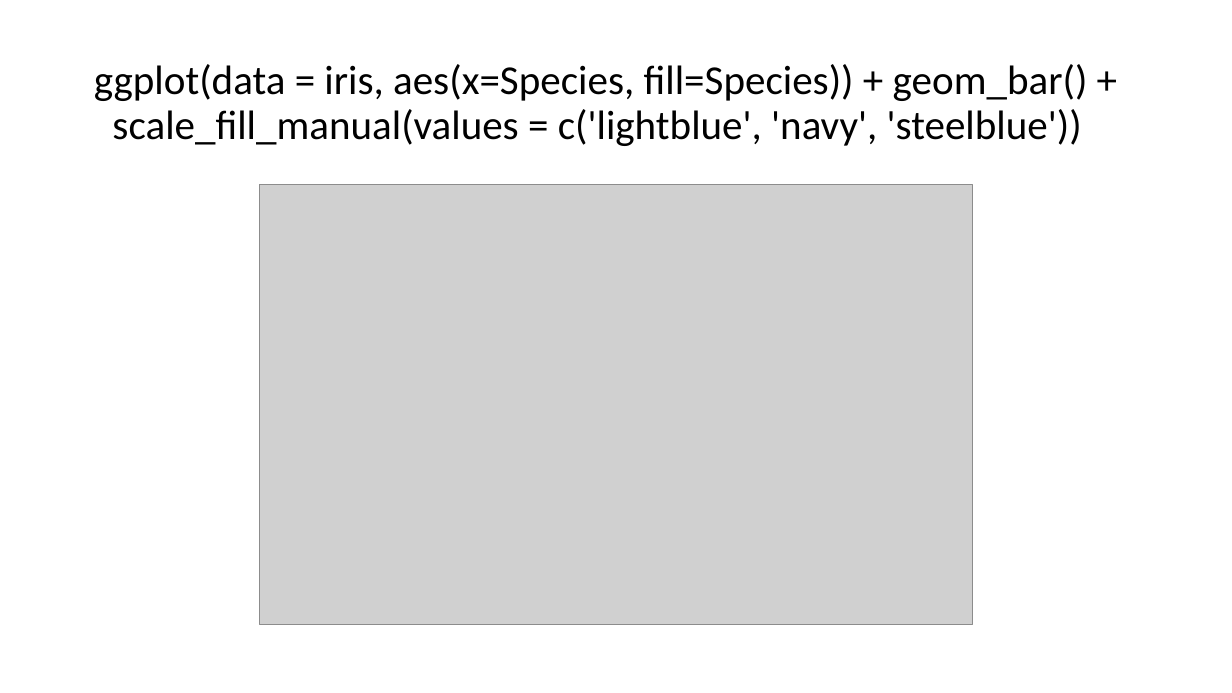
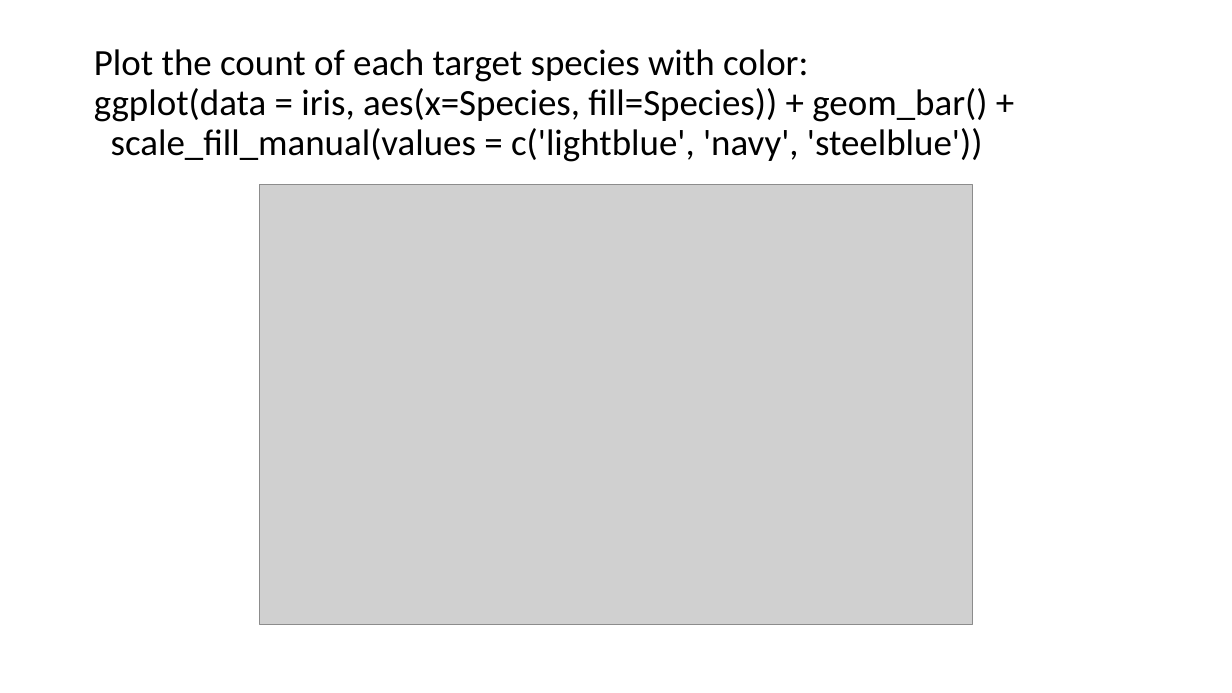
Before and after one commit to dlumian/R_Intro_Fall_2022, a slide deck: slide 4 of supplemental_topics/R_Iris_Examples.pptx. Drawn at 1232x693 pixels with LibreOffice and Linux fonts; fonts in the diff are those of the drawing; grey boxes stand for pictures. Boxes give left, top, right and bottom in pixels: in the first picture for what was removed or moved away, otherwise in the second. Text is boxed around its words. In the diff, an @@ line names an element or a change of style, - is before the commit and + after.

Commit message:
Updated notebook for Iris Decision Tree Model in R

```diff
--- a/supplemental_topics/R_Iris_Examples.pptx
+++ b/supplemental_topics/R_Iris_Examples.pptx
@@ title at [94,49,987,162]: text changed; size 32 to 28.8 pt @@
-ggplot(data = iris, aes(x=Species, fill=Species)) + geom_bar() +
-scale_fill_manual(values = c('lightblue', 'navy', 'steelblue'))
+Plot the count of each target species with color:
+ggplot(data = iris, aes(x=Species, fill=Species)) + geom_bar() +
+scale_fill_manual(values = c('lightblue', 'navy', 'steelblue'))
```
Also in this commit, not shown: 1 other slide changed, 12 slides added, 6 other files.
